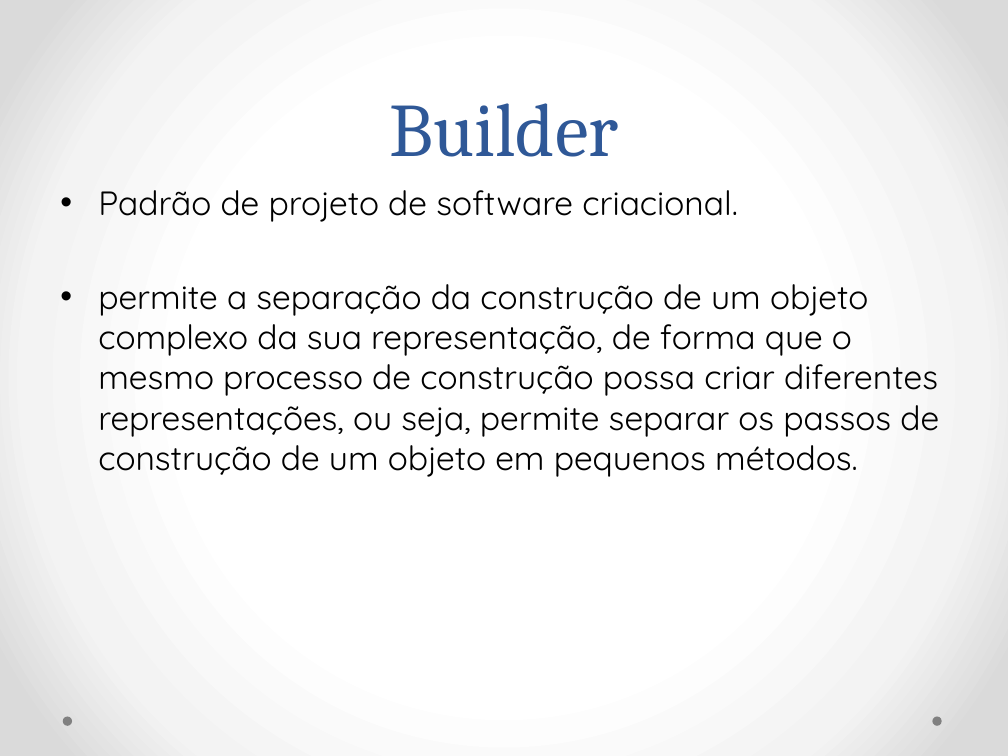
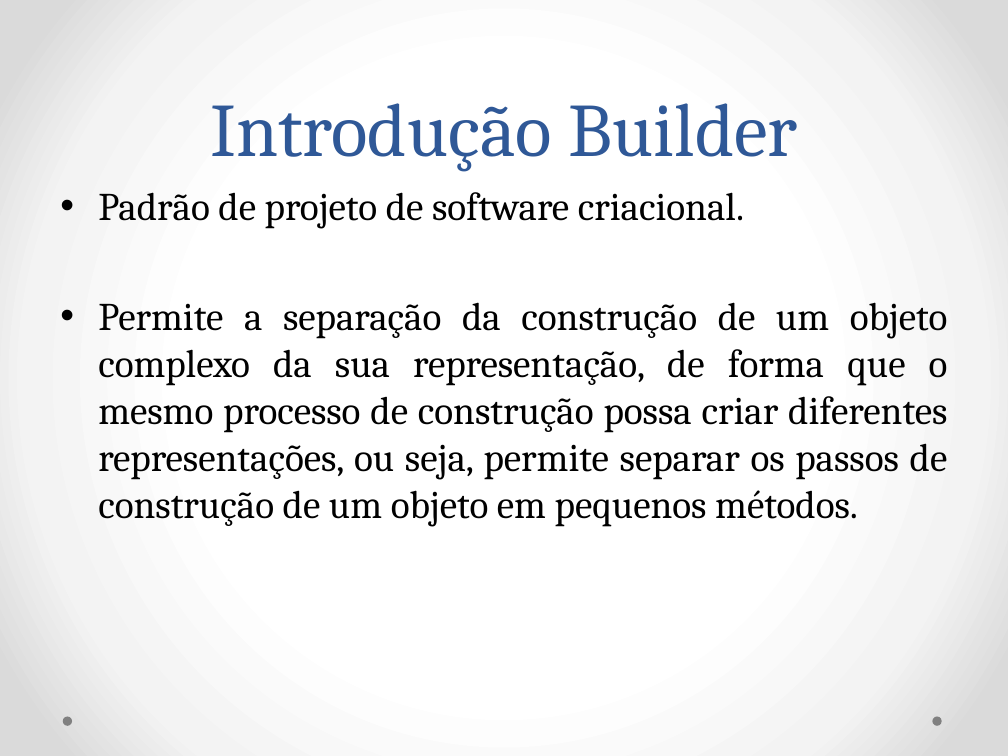
Before and after one commit to BrunoFelix/Restoran, a slide deck: slide 4 of Docs/Apresentação Padrões de Projetos.pptx (slide 3 before the commit). Drawn at 1008x756 pixels with LibreOffice and Linux fonts; fonts in the diff are those of the drawing. Boxes give left, top, right and bottom in pixels: in the first picture for what was removed or moved away, otherwise in the second. Text is boxed around its words. In the diff, an @@ line names an element or a change of style, - is before the commit and + after.

Commit message:
Ajuste na Apresentação de Padrão de Projetos

```diff
--- a/Docs/Apresentação Padrões de Projetos.pptx
+++ b/Docs/Apresentação Padrões de Projetos.pptx
@@ title at box(210, 103, 798, 172): text changed @@
-Builder
+Introdução Builder
@@ text at box(98, 192, 744, 229): size 24 to 28 pt, font Quicksand to Cambria in "Padrão de projeto de software criacional."; alignment left to justified @@
@@ text at box(98, 302, 948, 527): text changed; size 24 to 28 pt; font Quicksand to Cambria @@
-• permite a separação da construção de um objeto complexo da sua representação, de forma que o mesmo processo de construção possa criar diferentes representações, ou seja, permite separar os passos de construção de um objeto em pequenos métodos.
+• Permite a separação da construção de um objeto complexo da sua representação, de forma que o mesmo processo de construção possa criar diferentes representações, ou seja, permite separar os passos de construção de um objeto em pequenos métodos.
```
Also in this commit, not shown: 8 other slides changed, 27 slides added, 7 slides removed, 1 other file.
